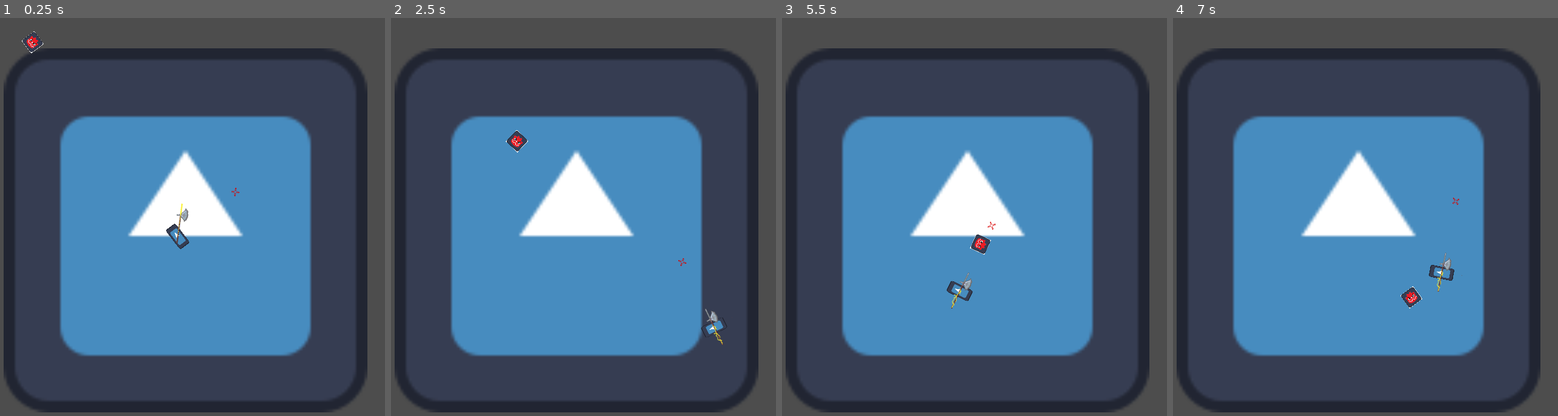
Above: before the commit, frames 1-4 (left to right).
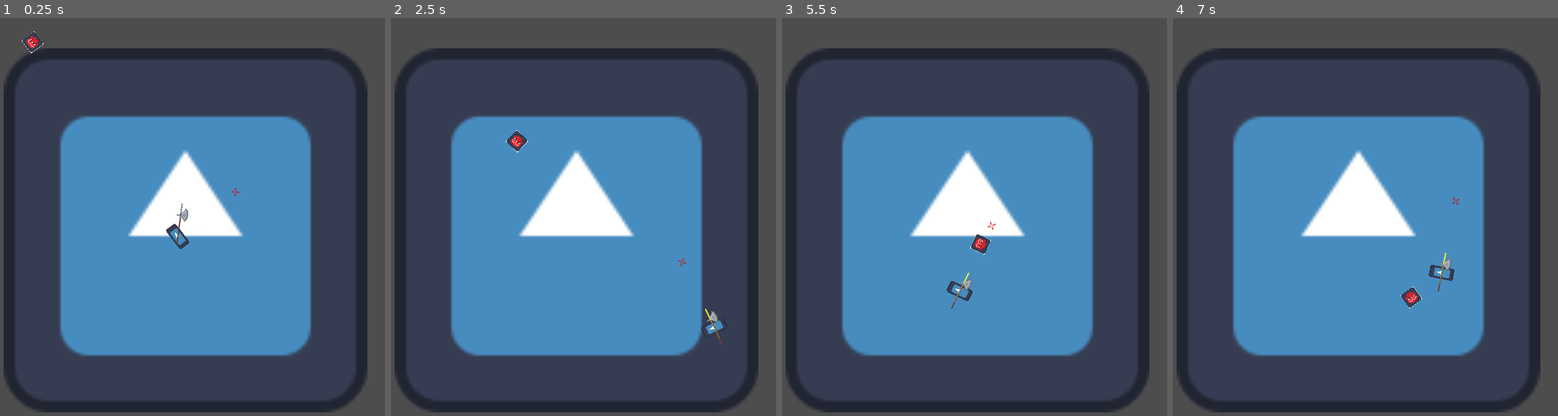
Above: after the commit, the same moments.

Repository: pkettune/halberd_arena
Game: Godot game, scene res://scenes/Main.tscn
Same seed, same stepped clock (60 frames per second), same inputs: the game is played once before the commit and once after it. The engine's default icon, where the game draws it, is replaced by a stand-in: a white triangle on a blue panel in a dark square.
Inputs (mouse positions are in pixels of both pictures, inside the frame that each line leads up to):
- Up to frame 1 (0.25 s): no input
- Up to frame 2 (2.5 s): move the mouse to (672, 209) at 0.52 s; hold D (right) 0.53-1.28 s; hold Right mouse button (throw) 0.53-1.28 s; move the mouse to (491, 252) at 1.27 s; hold S (down) 1.28-2.03 s; click (491, 252) at 1.35 s; right-click (491, 252) at 1.55 s; move the mouse to (622, 133) at 2.02 s; hold D (right) from 2.03 s (still down); hold Right mouse button (throw) from 2.03 s (still down)
- Up to frame 3 (5.5 s): move the mouse to (947, 316) at 2.77 s; release D (right) at 2.78 s; release Right mouse button (throw) at 2.78 s; hold W (up) 2.78-3.53 s; right-click (947, 316) at 2.85 s; move the mouse to (1097, 296) at 3.52 s; press the mouse at (1097, 296) at 3.53 s; hold A (left) 3.53-5.03 s; right-click (1097, 296) at 3.8 s; move the mouse to (835, 165) at 4.27 s; release the mouse at (835, 165) at 4.28 s; right-click (835, 165) at 4.35 s; move the mouse to (989, 228) at 5.02 s; hold S (down) from 5.03 s (still down); hold Right mouse button (throw) from 5.03 s (still down)
- Up to frame 4 (7 s): move the mouse to (1292, 121) at 5.77 s; release S (down) at 5.78 s; release Right mouse button (throw) at 5.78 s; hold D (right) 5.78-6.53 s; click (1292, 121) at 5.85 s; right-click (1292, 121) at 6.05 s; move the mouse to (1454, 209) at 6.52 s; hold W (up) from 6.53 s (still down); hold Right mouse button (throw) from 6.53 s (still down)

The runs differ from the first frame. In frame 1, less than 0.1% of the frame differs, in the area x 46-48%, y 46-55%; in frame 2, less than 0.1%; in frame 3, less than 0.1%, in the area x 43-49%, y 63-73%; in frame 4, less than 0.1%.

Commit message:
throwing anim finished

Diff:
--- a/scenes/weapon.tscn
+++ b/scenes/weapon.tscn
@@ -5,7 +5,7 @@
 
 [sub_resource type="Animation" id="Animation_g840r"]
 resource_name = "power_up"
-length = 1.3
+length = 5.0
 step = 0.024
 tracks/0/type = "value"
 tracks/0/imported = false
@@ -14,7 +14,7 @@
 tracks/0/interp = 0
 tracks/0/loop_wrap = false
 tracks/0/keys = {
-"times": PackedFloat32Array(0, 0.048, 0.096, 0.144, 0.192, 0.24, 0.323748, 0.374803, 0.426888, 0.471824, 0.51676, 0.570951, 0.618893, 0.698435, 0.780066),
+"times": PackedFloat32Array(0, 0.0403099, 0.0814743, 0.120075, 0.156967, 0.193859, 0.232322, 0.269705, 0.308974, 0.347074, 0.386883, 0.429112, 0.477908, 0.539506, 0.593795),
 "transitions": PackedFloat32Array(1, 1, 1, 1, 1, 1, 1, 1, 1, 1, 1, 1, 1, 1, 1),
 "update": 0,
 "values": [0, 1, 2, 1, 2, 1, 3, 4, 3, 4, 3, 4, 5, 6, 7]
@@ -49,10 +49,11 @@
 position = Vector2(16, -15)
 texture = ExtResource("2_bj3mr")
 hframes = 8
-frame = 7
 
 [node name="AnimationPlayer" type="AnimationPlayer" parent="."]
 libraries = {
 "": SubResource("AnimationLibrary_vxikn")
 }
 script = SubResource("GDScript_uxfir")
+
+[connection signal="animation_finished" from="AnimationPlayer" to="." method="_on_animation_player_animation_finished"]
--- a/scripts/weapon.gd
+++ b/scripts/weapon.gd
@@ -1,16 +1,12 @@
 extends CharacterBody2D
 
 @onready var anim_player = $AnimationPlayer
-@onready var attack_sprites = $WeaponSprite
 
 var elapsed = 0.0
 var speed = 300
 
-
 func _ready():
 	position = Vector2.ZERO
-	var direction := Vector2.ZERO
-
 
 func _physics_process(delta):
 
@@ -26,21 +22,25 @@
 		rotation = 0
 
 	if Input.is_action_pressed("throw"):
+		anim_player.speed_scale = 1
 		anim_player.play("power_up")
-#
-#		if $AnimationPlayer.current_animation:
-#			anim_player.stop()
 
-		var wind_up_speed = 0.8
+		var power_up_speed = 0.8
 		rotation_degrees = 45
-
 		elapsed += delta * 1
-		position = lerp(Vector2(0, 0), Vector2(-50, 0), elapsed * wind_up_speed)
-		if (position < Vector2(-25.0, 0.0)): position = Vector2(-25.0, 0.0)
+		position = lerp(Vector2(0, 0), Vector2(-50, 0), elapsed * power_up_speed)
+		if (position < Vector2(-25.0, 0.0)):
+			position = Vector2(-25.0, 0.0)
+			_on_animation_player_animation_finished("power_up")
 
 	if Input.is_action_just_released("throw"):
-		anim_player.stop()
 		pass
+
+
+func _on_animation_player_animation_finished(anim_name):
+	anim_player.speed_scale = 0
+	#####PPLLAAAYYYYY SOUUUND ZING!
+	#####FUlL POWER !!!!!!!!
 
 
 
